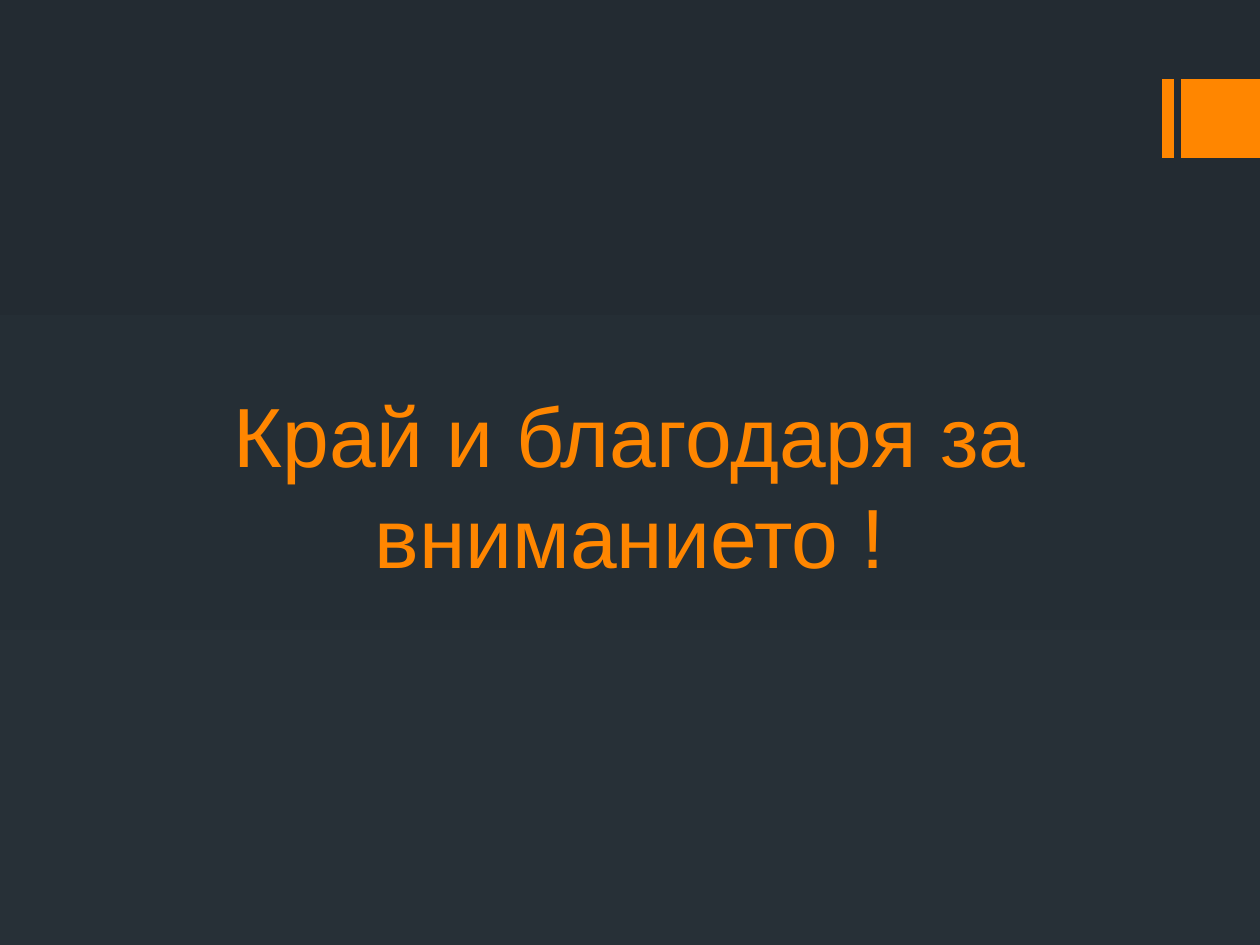
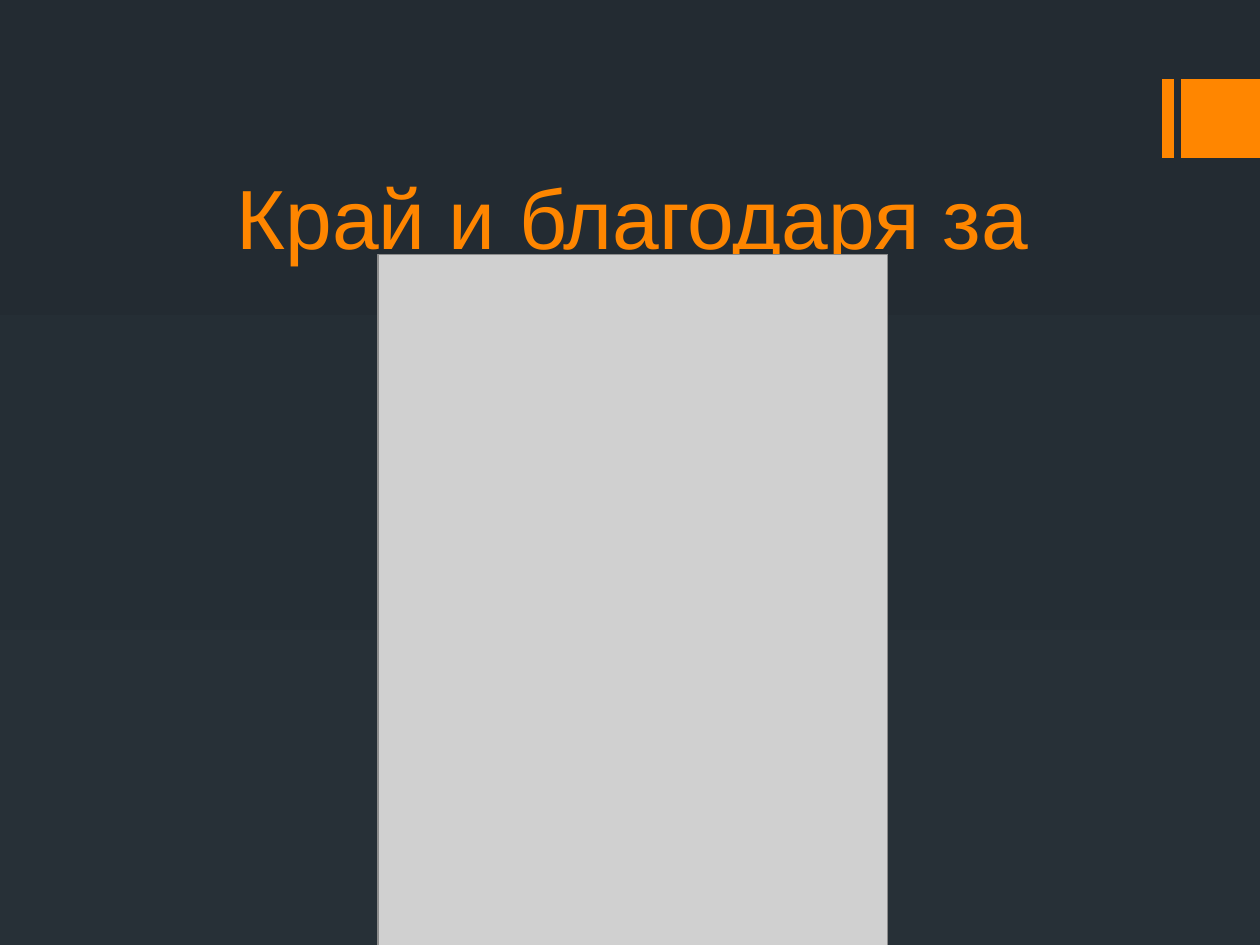
Before and after one commit to MiroslavVelikov/Clothes-Shop-Management-System, a slide deck: slide 9 of MIT presentation.odp. Drawn at 1260x945 pixels with LibreOffice and Linux fonts; fonts in the diff are those of the drawing; grey boxes stand for pictures. Boxes give left, top, right and bottom in pixels: in the first picture for what was removed or moved away, otherwise in the second. Text is boxed around its words. In the diff, an @@ line names an element or a change of style, - is before the commit and + after.

```diff
--- a/MIT presentation.odp
+++ b/MIT presentation.odp
@@ title "Край и благодаря за вниманието ..." rewrapped from (x1=234, y1=404, x2=1025, y2=569) to (x1=237, y1=186, x2=1028, y2=365) @@
@@ picture added at (x1=378, y1=255, x2=887, y2=945) @@
```
Also in this commit, not shown: 4 other slides changed.
